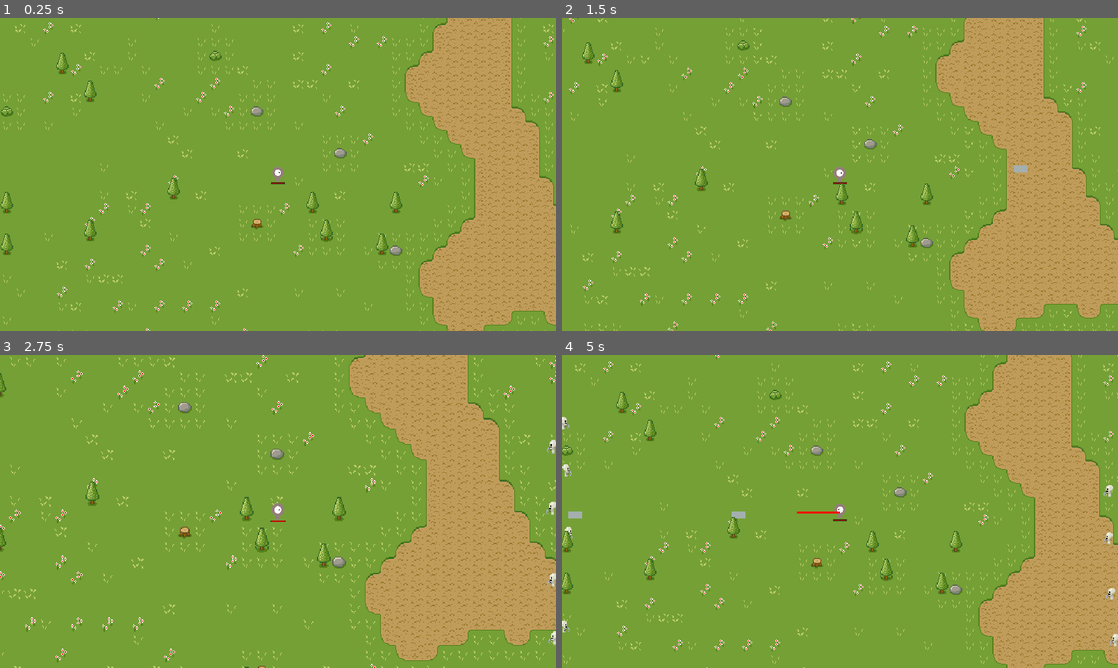
Above: before the commit, frames 1-4 (two rows, left to right).
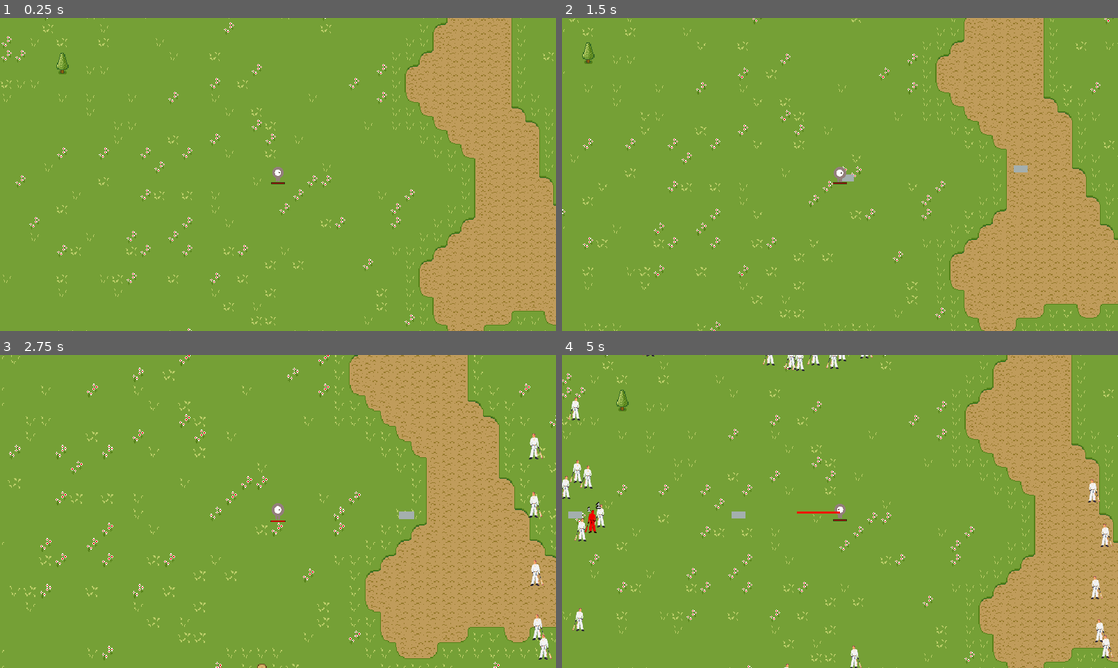
Above: after the commit, the same moments.

Repository: lyquid/ParkingSurvivors
Game: Godot game, scene res://Main.tscn
The game is run twice, just before and just after one commit, with the same random seed, the same clock (stepped at 60 frames per second) and the same inputs.
Inputs (mouse positions are in pixels of both pictures, inside the frame that each line leads up to):
- Up to frame 1 (0.25 s): no input
- Up to frame 2 (1.5 s): tap Enter at 0.5 s; move the mouse to (962, 158) at 0.52 s; hold D (move_right) 0.53-1.28 s; hold Mouse wheel up (zoom_in) 0.53-1.28 s; move the mouse to (728, 190) at 1.27 s; hold S (move_down) from 1.28 s (still down); tap Mouse wheel down (zoom_out) at 1.35 s
- Up to frame 3 (2.75 s): move the mouse to (333, 442) at 2.02 s; release S (move_down) at 2.03 s; hold D (move_right) from 2.03 s (still down); hold Mouse wheel up (zoom_in) from 2.03 s (still down)
- Up to frame 4 (5 s): move the mouse to (812, 574) at 2.77 s; release D (move_right) at 2.78 s; release Mouse wheel up (zoom_in) at 2.78 s; hold W (move_up) 2.78-3.53 s; tap Mouse wheel down (zoom_out) at 2.85, 4.35 s; move the mouse to (1006, 558) at 3.52 s; hold Mouse wheel up (zoom_in) 3.53-4.28 s; hold A (move_left) from 3.53 s (still down); move the mouse to (673, 464) at 4.27 s

The runs differ from the first frame. In frame 1, 3.1% of the frame differs, in the area x 0-100%, y 0-100%; in frame 2, 3.0%; in frame 3, 9.7%; in frame 4, 9.6%.

Commit message:
Added Bizky

Diff:
--- a/Main.tscn
+++ b/Main.tscn
@@ -11,7 +11,9 @@
 
 [node name="MapGenerator" parent="." instance=ExtResource( 2 )]
 
-[node name="Player" parent="." instance=ExtResource( 1 )]
+[node name="YSort" type="YSort" parent="."]
+
+[node name="Player" parent="YSort" instance=ExtResource( 1 )]
 scale = Vector2( 0.5, 0.5 )
 
 [node name="WeaponsManager" parent="." instance=ExtResource( 3 )]
--- a/MapGenerator.gd
+++ b/MapGenerator.gd
@@ -44,17 +44,15 @@
 			if noise_value < -0.5:
 				terrain.set_cell(j, i, TILE.WATER)
 			elif noise_value < 0.3:
-				if rng.randi_range(1, 100) == 1:
+				if rng.randi_range(1, 500) == 1:
 					var obstacle: int = rng.randi_range(0, 2)
 					terrain.set_cell(j, i, TILE.OBSTACLE, false, false, false, obstacles_arr[obstacle])
 				else:
 					terrain.set_cell(j, i, TILE.GRASS)
-					if rng.randi_range(1, 100) == 1:
+					if rng.randi_range(1, 500) == 1:
 						trees.set_cell(j, i, TILE.TREE)
 			else:
 				terrain.set_cell(j, i, TILE.SAND)
-
-
 
 	terrain.update_bitmask_region(
 		Vector2(-size.x * 0.5 - water_offset, -size.y * 0.5 - water_offset),
--- a/enemies/EnemiesManager.gd
+++ b/enemies/EnemiesManager.gd
@@ -2,39 +2,39 @@
 
 class_name EnemiesManager
 
-const DEFAULT_SPAWN_TIME := 1.0
-const MAX_ENEMIES := 500
+const DEFAULT_SPAWN_TIME := 0.1
+const MAX_ENEMIES := 300
 
-onready var player := get_tree().root.get_node("Main/Player")
+onready var player := get_tree().root.get_node("Main/YSort/Player")
 onready var enemy_spawner := $EnemySpawner
 onready var spawn_timer := $SpawnTimer
 
 var starting_enemies := 12
 var enemies_count := 0
 # Enemies
-enum { SKELETON, ZOMBIE }
-var skeleton_scene := preload("res://enemies/skeleton/Skeleton.tscn")
+enum { BIZKY, SKELETON, ZOMBIE }
+var enemy_scene := preload("res://enemies/Enemy.tscn")
 
 
 func _ready():
 	spawn_timer.wait_time = DEFAULT_SPAWN_TIME
 	spawn_timer.start()
-	# Create starting skeletons
+	# Create starting enemies
 	for _i in range(starting_enemies):
-		instance_enemy(SKELETON)
+		instance_enemy(BIZKY)
 	enemies_count = starting_enemies
 
 
 func instance_enemy(enemy_type):
 	var enemy: Enemy
-	if enemy_type == SKELETON:
-		enemy = skeleton_scene.instance()
+	if enemy_type == BIZKY:
+		enemy = enemy_scene.instance()
 		assert(enemy)
 	else:
 		print("Wrong enemy")
 
-	get_tree().root.get_node("Main").call_deferred("add_child", enemy)
-	# Connect Skeleton's death signal to the manager
+	get_tree().root.get_node("Main/YSort").call_deferred("add_child", enemy)
+	# Connect enemy's death signal to the manager
 	var err := enemy.connect("death", self, "_on_Enemy_death")
 	assert(!err)
 	enemy_spawner.spawn_enemy(enemy)
@@ -44,7 +44,7 @@
 
 func _on_SpawnTimer_timeout():
 	if enemies_count < MAX_ENEMIES:
-		instance_enemy(SKELETON)
+		instance_enemy(BIZKY)
 
 
 func _on_Enemy_death():
--- a/enemies/Enemy.gd
+++ b/enemies/Enemy.gd
@@ -2,9 +2,126 @@
 
 class_name Enemy
 
+signal death
+
+const DEFAULT_SKELETON_SPEED := 20.0
+const DEFAULT_SKELETON_HEALTH := 2.0
+const DEFAULT_SKELETON_DAMAGE := 0.2
+
 var damage: float
 var direction := Vector2.ZERO
+var last_direction := Vector2(0.0, 1.0)
 var health: float
 var speed: float
+# damage
+const DAMAGE_LABEL_SHOW_TIMER := 0.3
+var impact_direction := Vector2.ZERO
+var stunned := false
+onready var damage_label := $DamageLabel
+onready var damage_label_show_timer := $DamageLabel/ShowTimer
+onready var damage_label_tween := $DamageLabel/Tween
+# Animation variables
+var other_animation_playing := false
+onready var animated_sprite := $AnimatedSprite
+onready var hit_animation := $HitAnimation
+onready var collision_shape := $CollisionShape2D
+onready var ia_timer := $IATimer
+onready var stun_timer := $StunTimer
 
-onready var player := get_tree().root.get_node("Main/Player")
+onready var player := get_tree().root.get_node("Main/YSort/Player")
+
+
+func _ready():
+	damage = DEFAULT_SKELETON_DAMAGE
+	health = DEFAULT_SKELETON_HEALTH
+	speed = DEFAULT_SKELETON_SPEED
+	damage_label.visible = false
+	damage_label_show_timer.wait_time = DAMAGE_LABEL_SHOW_TIMER
+	ia_timer.start()
+
+
+func _physics_process(delta):
+	var collision: KinematicCollision2D
+	if stunned:
+		collision = move_and_collide(impact_direction * delta)
+	else:
+		move_and_slide(speed * direction)
+		for i in get_slide_count():
+			collision = get_slide_collision(i)
+			if collision != null && collision.collider.name == "Player":
+				player.hit(damage)
+
+		# old movement
+#		collision = move_and_collide(speed * direction * delta)
+#		if collision != null:
+#			#print("I collided with ", collision.collider.name)
+#			if collision.collider.name == "Player":
+#				player.hit(damage)
+
+		# Animate skeleton based on direction
+#		if not other_animation_playing:
+#			animates_monster(direction)
+
+		if direction != Vector2.ZERO:
+			last_direction = direction
+
+
+func _process(_delta):
+	# sprite flip
+	if direction.x != 0.0:
+#		animated_sprite.flip_v = false
+		animated_sprite.flip_h = direction.x < 0.0
+
+
+#func animates_monster(direction_in: Vector2):
+#	animated_sprite.play("walk")
+#	if direction_in != Vector2.ZERO:
+#		last_direction = direction_in
+
+
+func hit(damage_in: float, impact: Vector2 = Vector2.ZERO, stun: bool = false):
+	stunned = stun
+	if stunned:
+		stun_timer.start()
+		animated_sprite.stop()
+	impact_direction = impact
+	health -= damage_in
+	if health > 0.0:
+		hit_animation.play("hit")
+	else:
+		ia_timer.stop()
+		direction = Vector2.ZERO
+		other_animation_playing = true
+#		animated_sprite.play("death")
+		collision_shape.call_deferred("set_disabled", true)
+		get_tree().queue_delete(self) # maybe this after some dead animation
+		emit_signal("death")
+
+	damage_label.text = damage_in as String
+	damage_label.visible = true
+	damage_label_show_timer.start()
+	damage_label_tween.interpolate_property(
+		damage_label,
+		"rect_scale",
+		damage_label.rect_scale * 0.1,
+		damage_label.rect_scale * 1,
+		DAMAGE_LABEL_SHOW_TIMER,
+		Tween.TRANS_BOUNCE,
+		Tween.EASE_OUT
+	)
+	damage_label_tween.start()
+
+
+func _on_IATimer_timeout():
+	var player_relative_position = player.position - position
+	direction = player_relative_position.normalized()
+
+
+func _on_ShowTimer_timeout():
+	damage_label.visible = false
+
+
+func _on_StunTimer_timeout():
+	if health > 0.0:
+		stunned = false
+#		animates_monster(direction)
--- /dev/null
+++ b/enemies/Enemy.tscn
@@ -0,0 +1,72 @@
+[gd_scene load_steps=7 format=2]
+
+[ext_resource path="res://enemies/Enemy.gd" type="Script" id=1]
+[ext_resource path="res://fonts/Font.tres" type="DynamicFont" id=2]
+[ext_resource path="res://enemies/bizky/graphics/bizky_resized.png" type="Texture" id=3]
+
+[sub_resource type="RectangleShape2D" id=3]
+extents = Vector2( 4.5, 9 )
+
+[sub_resource type="SpriteFrames" id=2]
+animations = [ {
+"frames": [ ExtResource( 3 ) ],
+"loop": true,
+"name": "walk",
+"speed": 5.0
+} ]
+
+[sub_resource type="Animation" id=1]
+resource_name = "hit"
+length = 0.1
+tracks/0/type = "value"
+tracks/0/path = NodePath("AnimatedSprite:modulate")
+tracks/0/interp = 1
+tracks/0/loop_wrap = true
+tracks/0/imported = false
+tracks/0/enabled = true
+tracks/0/keys = {
+"times": PoolRealArray( 0, 0.1 ),
+"transitions": PoolRealArray( 1, 1 ),
+"update": 1,
+"values": [ Color( 1, 0, 0, 1 ), Color( 1, 1, 1, 1 ) ]
+}
+
+[node name="Enemy" type="KinematicBody2D"]
+script = ExtResource( 1 )
+
+[node name="CollisionShape2D" type="CollisionShape2D" parent="."]
+position = Vector2( 1.5, 1 )
+shape = SubResource( 3 )
+
+[node name="AnimatedSprite" type="AnimatedSprite" parent="."]
+scale = Vector2( 0.33, 0.33 )
+frames = SubResource( 2 )
+animation = "walk"
+
+[node name="IATimer" type="Timer" parent="."]
+wait_time = 0.5
+
+[node name="HitAnimation" type="AnimationPlayer" parent="."]
+anims/hit = SubResource( 1 )
+
+[node name="StunTimer" type="Timer" parent="."]
+wait_time = 0.5
+one_shot = true
+
+[node name="DamageLabel" type="Label" parent="."]
+margin_left = -4.0
+margin_top = -17.0
+margin_right = 4.0
+margin_bottom = -7.0
+custom_fonts/font = ExtResource( 2 )
+align = 1
+valign = 1
+
+[node name="ShowTimer" type="Timer" parent="DamageLabel"]
+one_shot = true
+
+[node name="Tween" type="Tween" parent="DamageLabel"]
+
+[connection signal="timeout" from="IATimer" to="." method="_on_IATimer_timeout"]
+[connection signal="timeout" from="StunTimer" to="." method="_on_StunTimer_timeout"]
+[connection signal="timeout" from="DamageLabel/ShowTimer" to="." method="_on_ShowTimer_timeout"]
--- a/enemies/EnemySpawner.gd
+++ b/enemies/EnemySpawner.gd
@@ -1,11 +1,10 @@
 extends Path2D
 
 # Nodes references
-onready var player := get_tree().root.get_node("Main/Player")
+onready var player := get_tree().root.get_node("Main/YSort/Player")
 onready var tilemap := get_tree().root.get_node("Main/MapGenerator/Terrain")
 onready var enemies_manager := get_tree().root.get_node("Main/EnemiesManager")
 # Spawner variables
-var skeleton_scene := preload("res://enemies/skeleton/Skeleton.tscn")
 onready var enemy_spawn_location := $EnemySpawnLocation
 
 
--- a/enemies/skeleton/Skeleton.gd
+++ /dev/null
@@ -1,168 +0,0 @@
-extends Enemy
-
-signal death
-
-const DEFAULT_SKELETON_SPEED := 20.0
-const DEFAULT_SKELETON_HEALTH := 2.0
-const DEFAULT_SKELETON_DAMAGE := 0.2
-
-# Random number generator
-var rng := RandomNumberGenerator.new()
-# Movement variables
-var last_direction := Vector2(0.0, 1.0)
-var bounce_countdown := 0
-# Animation variables
-var other_animation_playing := false
-onready var animated_sprite := $AnimatedSprite
-onready var hit_animation := $HitAnimation
-onready var collision_shape := $CollisionShape2D
-onready var ia_timer := $IATimer
-onready var stun_timer := $StunTimer
-# damage
-const DAMAGE_LABEL_SHOW_TIMER := 0.3
-var impact_direction := Vector2.ZERO
-var stunned := false
-onready var damage_label := $DamageLabel
-onready var damage_label_show_timer := $DamageLabel/ShowTimer
-onready var damage_label_tween := $DamageLabel/Tween
-
-
-func _ready():
-	damage = DEFAULT_SKELETON_DAMAGE
-	health = DEFAULT_SKELETON_HEALTH
-	speed = DEFAULT_SKELETON_SPEED
-	rng.randomize()
-	damage_label.visible = false
-	damage_label_show_timer.wait_time = DAMAGE_LABEL_SHOW_TIMER
-	arise()
-
-
-func _physics_process(delta):
-	var collision: KinematicCollision2D
-	if stunned:
-		collision = move_and_collide(impact_direction * delta)
-	else:
-#		move_and_slide(speed * direction)
-#		for i in get_slide_count():
-#			collision = get_slide_collision(i)
-#			if collision != null:
-#				if collision.collider.name == "Player":
-#					player.hit(damage)
-##				elif "Skeleton" in collision.collider.name:
-##					direction = direction.rotated(rng.randf_range(PI / 4.0, PI / 2.0))
-##					bounce_countdown = 1
-#				else:
-#					direction = direction.rotated(rng.randf_range(PI / 4.0, PI / 2.0))
-#					bounce_countdown = rng.randi_range(2, 4)
-
-		# old movement
-		collision = move_and_collide(speed * direction * delta)
-		if collision != null:
-			#print("I collided with ", collision.collider.name)
-			if collision.collider.name == "Player":
-				player.hit(damage)
-			else:
-				direction = direction.rotated(rng.randf_range(PI / 4.0, PI / 2.0))
-				bounce_countdown = rng.randi_range(2, 4)
-
-		# Animate skeleton based on direction
-		if not other_animation_playing:
-			animates_monster(direction)
-
-
-func get_animation_direction(direction_in: Vector2) -> String:
-	var norm_direction := direction_in.normalized()
-	if norm_direction.y >= 0.707:
-		return "down"
-	elif norm_direction.y <= -0.707:
-		return "up"
-	elif norm_direction.x <= -0.707:
-		return "left"
-	elif norm_direction.x >= 0.707:
-		return "right"
-	return "down"
-
-
-func animates_monster(direction_in: Vector2):
-	if direction_in != Vector2.ZERO:
-		last_direction = direction_in
-		# Choose walk animation based on movement direction
-		# Play the walk animation
-		animated_sprite.play(get_animation_direction(last_direction) + "_walk")
-	else:
-		# Choose idle animation based on last movement direction and play it
-		animated_sprite.play(get_animation_direction(last_direction) + "_idle")
-
-
-func arise():
-	other_animation_playing = true
-	animated_sprite.play("birth")
-
-
-func _on_AnimatedSprite_animation_finished():
-	if animated_sprite.animation == "birth":
-		animated_sprite.animation = "down_idle"
-		ia_timer.start()
-	elif animated_sprite.animation == "death":
-		get_tree().queue_delete(self)
-	other_animation_playing = false
-
-
-func hit(damage_in: float, impact: Vector2 = Vector2.ZERO, stun: bool = false):
-	stunned = stun
-	if stunned:
-		stun_timer.start()
-		animated_sprite.stop()
-	impact_direction = impact
-	health -= damage_in
-	if health > 0.0:
-		hit_animation.play("hit")
-	else:
-		ia_timer.stop()
-		direction = Vector2.ZERO
-		other_animation_playing = true
-		animated_sprite.play("death")
-		collision_shape.call_deferred("set_disabled", true)
-		emit_signal("death")
-
-	damage_label.text = damage_in as String
-	damage_label.visible = true
-	damage_label_show_timer.start()
-	damage_label_tween.interpolate_property(
-		damage_label,
-		"rect_scale",
-		damage_label.rect_scale * 0.1,
-		damage_label.rect_scale * 1,
-		DAMAGE_LABEL_SHOW_TIMER,
-		Tween.TRANS_BOUNCE,
-		Tween.EASE_OUT
-	)
-	damage_label_tween.start()
-
-
-func _on_StunTimer_timeout():
-	if health > 0.0:
-		stunned = false
-		animates_monster(direction)
-
-
-func _on_IATimer_timeout():
-		# Calculate the position of the player relative to the skeleton
-	var player_relative_position = player.position - position
-	direction = player_relative_position.normalized()
-
-#	if player_relative_position.length() <= 16:
-#		# If player is near, don't move but turn toward it
-#		direction = Vector2.ZERO
-#		last_direction = player_relative_position.normalized()
-#	elif player_relative_position.length() <= 100 and bounce_countdown == 0:
-#		# If player is within range, move toward it
-#		direction = player_relative_position.normalized()
-#
-	# Update bounce countdown
-	if bounce_countdown > 0:
-		bounce_countdown = bounce_countdown - 1
-
-
-func _on_ShowTimer_timeout():
-	damage_label.visible = false
--- a/enemies/skeleton/Skeleton.tscn
+++ /dev/null
@@ -1,166 +0,0 @@
-[gd_scene load_steps=36 format=2]
-
-[ext_resource path="res://enemies/skeleton/graphics/skeleton_death_3.png" type="Texture" id=1]
-[ext_resource path="res://enemies/skeleton/graphics/skeleton_death_1.png" type="Texture" id=2]
-[ext_resource path="res://enemies/skeleton/graphics/skeleton_down_attack_2.png" type="Texture" id=3]
-[ext_resource path="res://enemies/skeleton/graphics/skeleton_down_idle_2.png" type="Texture" id=4]
-[ext_resource path="res://enemies/skeleton/graphics/skeleton_death_2.png" type="Texture" id=5]
-[ext_resource path="res://enemies/skeleton/graphics/skeleton_right_attack_2.png" type="Texture" id=6]
-[ext_resource path="res://enemies/skeleton/graphics/skeleton_down_idle_1.png" type="Texture" id=7]
-[ext_resource path="res://enemies/skeleton/graphics/skeleton_right_walk_2.png" type="Texture" id=8]
-[ext_resource path="res://enemies/skeleton/graphics/skeleton_right_idle_1.png" type="Texture" id=9]
-[ext_resource path="res://enemies/skeleton/graphics/skeleton_right_attack_1.png" type="Texture" id=10]
-[ext_resource path="res://enemies/skeleton/graphics/skeleton_down_attack_1.png" type="Texture" id=11]
-[ext_resource path="res://enemies/skeleton/graphics/skeleton_up_idle_1.png" type="Texture" id=12]
-[ext_resource path="res://enemies/skeleton/graphics/skeleton_up_walk_1.png" type="Texture" id=13]
-[ext_resource path="res://enemies/skeleton/graphics/skeleton_right_walk_1.png" type="Texture" id=14]
-[ext_resource path="res://enemies/skeleton/graphics/skeleton_left_attack_2.png" type="Texture" id=15]
-[ext_resource path="res://enemies/skeleton/graphics/skeleton_down_walk_1.png" type="Texture" id=16]
-[ext_resource path="res://enemies/skeleton/graphics/skeleton_left_idle_1.png" type="Texture" id=17]
-[ext_resource path="res://enemies/skeleton/graphics/skeleton_left_walk_1.png" type="Texture" id=18]
-[ext_resource path="res://enemies/skeleton/graphics/skeleton_left_attack_1.png" type="Texture" id=19]
-[ext_resource path="res://enemies/skeleton/graphics/skeleton_down_walk_2.png" type="Texture" id=20]
-[ext_resource path="res://enemies/skeleton/graphics/skeleton_left_idle_2.png" type="Texture" id=21]
-[ext_resource path="res://enemies/skeleton/graphics/skeleton_left_walk_2.png" type="Texture" id=22]
-[ext_resource path="res://fonts/Font.tres" type="DynamicFont" id=23]
-[ext_resource path="res://enemies/skeleton/Skeleton.gd" type="Script" id=24]
-[ext_resource path="res://enemies/skeleton/graphics/skeleton_right_idle_2.png" type="Texture" id=25]
-[ext_resource path="res://enemies/skeleton/graphics/skeleton_death_5.png" type="Texture" id=26]
-[ext_resource path="res://enemies/skeleton/graphics/skeleton_up_attack_1.png" type="Texture" id=27]
-[ext_resource path="res://enemies/skeleton/graphics/skeleton_up_idle_2.png" type="Texture" id=28]
-[ext_resource path="res://enemies/skeleton/graphics/skeleton_up_walk_2.png" type="Texture" id=29]
-[ext_resource path="res://enemies/skeleton/graphics/skeleton_death_4.png" type="Texture" id=30]
-[ext_resource path="res://enemies/skeleton/graphics/skeleton_up_attack_2.png" type="Texture" id=31]
-[ext_resource path="res://enemies/skeleton/graphics/skeleton_death_6.png" type="Texture" id=32]
-
-[sub_resource type="SpriteFrames" id=1]
-animations = [ {
-"frames": [ ExtResource( 32 ), ExtResource( 26 ), ExtResource( 30 ), ExtResource( 1 ), ExtResource( 5 ), ExtResource( 2 ) ],
-"loop": false,
-"name": "birth",
-"speed": 7.0
-}, {
-"frames": [ ExtResource( 2 ), ExtResource( 5 ), ExtResource( 1 ), ExtResource( 30 ), ExtResource( 26 ), ExtResource( 32 ) ],
-"loop": false,
-"name": "death",
-"speed": 7.0
-}, {
-"frames": [ ExtResource( 7 ), ExtResource( 11 ), ExtResource( 3 ) ],
-"loop": true,
-"name": "down_attack",
-"speed": 3.0
-}, {
-"frames": [ ExtResource( 7 ), ExtResource( 4 ) ],
-"loop": true,
-"name": "down_idle",
-"speed": 1.0
-}, {
-"frames": [ ExtResource( 7 ), ExtResource( 16 ), ExtResource( 7 ), ExtResource( 20 ) ],
-"loop": true,
-"name": "down_walk",
-"speed": 5.0
-}, {
-"frames": [ ExtResource( 17 ), ExtResource( 19 ), ExtResource( 15 ) ],
-"loop": false,
-"name": "left_attack",
-"speed": 3.0
-}, {
-"frames": [ ExtResource( 17 ), ExtResource( 21 ) ],
-"loop": true,
-"name": "left_idle",
-"speed": 1.0
-}, {
-"frames": [ ExtResource( 17 ), ExtResource( 18 ), ExtResource( 17 ), ExtResource( 22 ) ],
-"loop": true,
-"name": "left_walk",
-"speed": 5.0
-}, {
-"frames": [ ExtResource( 9 ), ExtResource( 10 ), ExtResource( 6 ) ],
-"loop": false,
-"name": "right_attack",
-"speed": 3.0
-}, {
-"frames": [ ExtResource( 9 ), ExtResource( 25 ) ],
-"loop": true,
-"name": "right_idle",
-"speed": 1.0
-}, {
-"frames": [ ExtResource( 9 ), ExtResource( 14 ), ExtResource( 9 ), ExtResource( 8 ) ],
-"loop": true,
-"name": "right_walk",
-"speed": 5.0
-}, {
-"frames": [ ExtResource( 12 ), ExtResource( 27 ), ExtResource( 31 ) ],
-"loop": false,
-"name": "up_attack",
-"speed": 3.0
-}, {
-"frames": [ ExtResource( 12 ), ExtResource( 28 ) ],
-"loop": true,
-"name": "up_idle",
-"speed": 1.0
-}, {
-"frames": [ ExtResource( 12 ), ExtResource( 13 ), ExtResource( 12 ), ExtResource( 29 ) ],
-"loop": true,
-"name": "up_walk",
-"speed": 5.0
-} ]
-
-[sub_resource type="RectangleShape2D" id=2]
-extents = Vector2( 5, 7 )
-
-[sub_resource type="Animation" id=3]
-resource_name = "hit"
-length = 0.1
-tracks/0/type = "value"
-tracks/0/path = NodePath("AnimatedSprite:modulate")
-tracks/0/interp = 1
-tracks/0/loop_wrap = true
-tracks/0/imported = false
-tracks/0/enabled = true
-tracks/0/keys = {
-"times": PoolRealArray( 0, 0.1 ),
-"transitions": PoolRealArray( 1, 1 ),
-"update": 1,
-"values": [ Color( 1, 0, 0, 1 ), Color( 1, 1, 1, 1 ) ]
-}
-
-[node name="Skeleton" type="KinematicBody2D"]
-script = ExtResource( 24 )
-
-[node name="AnimatedSprite" type="AnimatedSprite" parent="."]
-z_index = 1
-frames = SubResource( 1 )
-animation = "down_idle"
-
-[node name="CollisionShape2D" type="CollisionShape2D" parent="."]
-shape = SubResource( 2 )
-
-[node name="IATimer" type="Timer" parent="."]
-wait_time = 0.5
-
-[node name="HitAnimation" type="AnimationPlayer" parent="."]
-anims/hit = SubResource( 3 )
-
-[node name="StunTimer" type="Timer" parent="."]
-wait_time = 0.5
-one_shot = true
-
-[node name="DamageLabel" type="Label" parent="."]
-margin_left = -4.0
-margin_top = -17.0
-margin_right = 4.0
-margin_bottom = -7.0
-custom_fonts/font = ExtResource( 23 )
-align = 1
-valign = 1
-
-[node name="ShowTimer" type="Timer" parent="DamageLabel"]
-one_shot = true
-
-[node name="Tween" type="Tween" parent="DamageLabel"]
-
-[connection signal="animation_finished" from="AnimatedSprite" to="." method="_on_AnimatedSprite_animation_finished"]
-[connection signal="timeout" from="IATimer" to="." method="_on_IATimer_timeout"]
-[connection signal="timeout" from="StunTimer" to="." method="_on_StunTimer_timeout"]
-[connection signal="timeout" from="DamageLabel/ShowTimer" to="." method="_on_ShowTimer_timeout"]
--- a/weapons/Weapon.gd
+++ b/weapons/Weapon.gd
@@ -6,4 +6,4 @@
 var damage: float
 var kinematic_force: float
 
-onready var player := get_tree().root.get_node("Main/Player")
+onready var player := get_tree().root.get_node("Main/YSort/Player")
--- a/weapons/WeaponsManager.gd
+++ b/weapons/WeaponsManager.gd
@@ -2,7 +2,7 @@
 
 class_name WeaponsManager
 
-onready var player := get_tree().root.get_node("Main/Player")
+onready var player := get_tree().root.get_node("Main/YSort/Player")
 var baseball_bat_scene := preload("res://weapons/baseball bat/BaseballBat.tscn")
 var knife_launcher_scene := preload("res://weapons/knife/KnifeLauncher.tscn")
 
--- a/weapons/baseball bat/BaseballBat.gd
+++ b/weapons/baseball bat/BaseballBat.gd
@@ -33,7 +33,7 @@
 func attack():
 	var bodies = attack_area.get_overlapping_bodies()
 	for body in bodies:
-		if body.name.find("Skeleton") >= 0:
+		if body.name.find("Enemy") >= 0:
 			var impact_direction := Vector2(kinematic_force, 0.0)
 			if player.is_facing_left():
 				impact_direction = Vector2(-kinematic_force, 0.0)
--- a/weapons/knife/Knife.gd
+++ b/weapons/knife/Knife.gd
@@ -39,7 +39,7 @@
 			print("waterrrrrrrrrrrrrrrrrrrrrrrrrrrr")
 			return
 
-	if body.name.find("Skeleton") >= 0:
+	if body.name.find("Enemy") >= 0:
 		var impact_direction := Vector2(kinematic_force, 0.0)
 		if player.is_facing_left():
 			impact_direction = Vector2(-kinematic_force, 0.0)
Binary file added: enemies/bizky/graphics/bizky.png
Not shown, changed: enemies/bizky/graphics/bizky.png.import
Binary file added: enemies/bizky/graphics/bizky_resized.png
Not shown, changed: enemies/bizky/graphics/bizky_resized.png.import
Binary file removed: enemies/skeleton/graphics/skeleton_death_1.png
Not shown, removed: enemies/skeleton/graphics/skeleton_death_1.png.import
Binary file removed: enemies/skeleton/graphics/skeleton_death_2.png
Not shown, removed: enemies/skeleton/graphics/skeleton_death_2.png.import
Binary file removed: enemies/skeleton/graphics/skeleton_death_3.png
Not shown, removed: enemies/skeleton/graphics/skeleton_death_3.png.import
Binary file removed: enemies/skeleton/graphics/skeleton_death_4.png
Not shown, removed: enemies/skeleton/graphics/skeleton_death_4.png.import
(and 50 more such lines)
